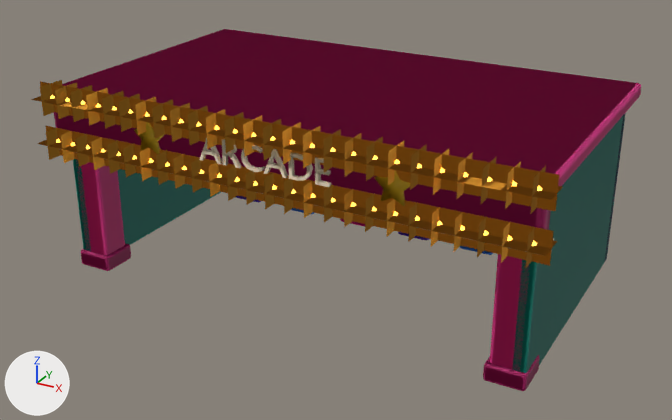
The Blender file art/blender/arcade.blend as it was, and as the next commit left it.
Rendered twice from a camera (50 mm lens) standing at (12.11, -22.71, 13.02) and looking at (0.01, -0.72, 2.02). Every picture has the same lights, and +X, +Y and +Z are marked at lower left. The picture after the commit comes second.

The older version as bpy lines, for what is in view:
```python
ob_arcade = bpy.data.objects.new('Arcade', me_arcade)
ob_arcade.location = (0.0, 0.0, 0.0)
ob_cabhood5 = bpy.data.objects.new('CabHood5', me_cabhood5)
ob_cabhood5.location = (5.4, 2.7, 2.35)
ob_cabpanel5 = bpy.data.objects.new('CabPanel5', me_cabpanel5)
ob_cabpanel5.location = (5.4, 2.4, 1.1)
ob_cabpanel5.rotation_euler = (-0.349, 0.0, 0.0)  # degrees (-20, 0, 0)
ob_cabscreen5 = bpy.data.objects.new('CabScreen5', me_cabscreen5)
ob_cabscreen5.location = (5.4, 2.5, 1.62)
ob_cabscreen5.rotation_euler = (-0.209, 0.0, 0.0)  # degrees (-12, 0, 0)
ob_signbulbb16 = bpy.data.objects.new('SignBulbB16', me_signbulbb16)
ob_signbulbb16.location = (1.96, -4.44, 4.1)
# also in view: 'SignBulbB12' at (-0.28, -4.44, 4.1); 'SignBulbT23' at (5.88, -4.44, 5.4); 'SignBulbT21' at (4.76, -4.44, 5.4); 'SignBulbB25' at (7.0, -4.44, 4.1); 'SignBulbB09' at (-1.96, -4.44, 4.1)
```
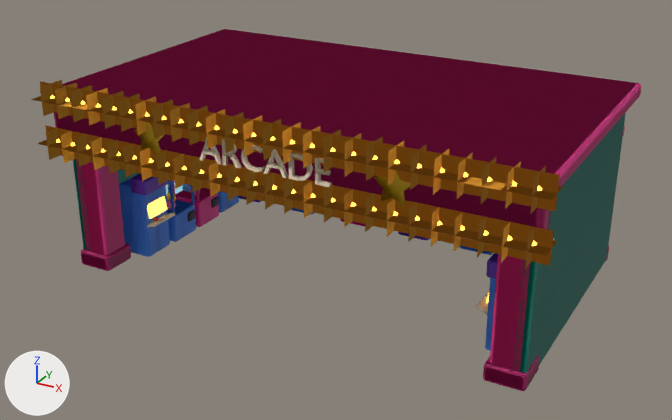
Not visible in the pictures: 'Side10Screen'.

Boxes [x1, y1, x2, y2] around the edits, measured in the pictures (672 x 420 px):
'Side-10Cab', added (blue)
    after: [119, 182, 169, 256]
'Side-12Base', added
    after: [176, 191, 219, 227]
'Side-11Base', added
    after: [167, 203, 196, 241]
'Side-10Hood', added
    after: [130, 176, 163, 195]
'Side-10Screen', added
    after: [147, 198, 166, 218]
'Side-13Cab', added (mostly hidden)
    after: [220, 192, 238, 212]
'Side-10Panel', added
    after: [148, 213, 172, 228]
'Side10Panel', added
    after: [478, 293, 489, 314]
'Side10Cab', added (mostly hidden)
    after: [485, 278, 492, 346]
'Side10Hood', added (mostly hidden)
    after: [486, 253, 497, 273]
'Side-12BackPane', added (mostly hidden)
    after: [174, 183, 181, 194]
part 1 of me_arcade, added (blue)
    after: [119, 179, 170, 257]
part 2 of me_arcade, added
    after: [130, 174, 168, 195]
part 3 of me_arcade, added
    after: [147, 196, 167, 219]
part 4 of me_arcade, added
    after: [147, 213, 175, 228]
part 5 of me_arcade, built on (mostly hidden afterwards)
    before: [527, 113, 626, 371]
    after: [166, 114, 626, 350]

Edits to the bpy script that builds the scene:
```text
Change me_arcade:
    remove me_arcade.from_pydata(...)  # 4632 vertices, 4473 faces; spans x -7.42..7.42, y -4.86..4.3, z 0.0..5.82
    add me_arcade.from_pydata(...)  # 9340 vertices, 9078 faces; spans x -7.42..7.42, y -4.86..4.3, z 0.0..5.82
    me_arcade part 1: the loose piece of 56 vertices spanning x -5.95..-4.85, y 2.5..3.5, z 0.0..2.3 is copied, and the copy is turned 90 degrees about the z axis through its middle, then moved by (-0.6, -5.2, 0.0), in mat_blue (blue #3a7be0); it spans x -6.5..-5.5, y -2.75..-1.65, z 0.0..2.3
    me_arcade part 2: the loose piece of 56 vertices spanning x -5.98..-4.82, y 2.4..3.0, z 2.1..2.6 is copied, and the copy is turned 90 degrees about the z axis through its middle, then moved by (-0.3, -4.9, 0.0), in mat_purple (purple #6b35b8); it spans x -6.0..-5.4, y -2.78..-1.62, z 2.1..2.6
    me_arcade part 3: the loose piece of 56 vertices spanning x -5.82..-4.98, y 2.41..2.59, z 1.3..1.94 is copied, and the copy is turned 90 degrees about the z axis through its middle, then moved by (-0.1, -4.7, 0.0), in mat_screenamber (orange #ffc45a, glowing orange #ffc45a); it spans x -5.59..-5.41, y -2.62..-1.78, z 1.3..1.94
    me_arcade part 4: the loose piece of 56 vertices spanning x -5.9..-4.9, y 2.18..2.62, z 0.99..1.21 is copied, and the copy is turned 90 degrees about the z axis through its middle, then moved by (0.0, -4.6, 0.0); it spans x -5.62..-5.18, y -2.7..-1.7, z 0.99..1.21
    me_arcade part 5: 56 vertices removed from x -7.0..7.0, y 3.6..4.0, z 0.0..5.2; 3838 vertices added at x -7.02..7.02, y -3.4..4.02, z 0.0..5.2
    other edits to the shape of me_arcade do not show in these pictures
    add me_arcade.materials.append(mat_clawglass)  # cyan #bfefff, glowing cyan #bfefff
    add me_arcade.materials.append(mat_dark)  # dark blue #1c1830
    add me_arcade.materials.append(mat_greylight)  # light grey #c9c6d2
    add me_arcade.materials.append(mat_pinklight)  # pink #ff86c4
    add me_arcade.materials.append(mat_bluelight)  # blue #7fb4f5
    add me_arcade.materials.append(mat_neonpink)  # pink #ff5cc0, glowing pink #ff5cc0
    add me_arcade.materials.append(mat_neoncyan)  # cyan #33f0ff, glowing cyan #33f0ff
Add ob_side10panel:
    ob_side10panel = bpy.data.objects.new('Side10Panel', me_cabpanel5.copy())  # the mesh of ob_cabpanel5; modifiers BEVEL, WEIGHTED_NORMAL
    ob_side10panel.location = (5.4, -2.2, 1.1)
    ob_side10panel.rotation_euler = (-0.349, 0.0, -1.571)  # degrees (-20, 0, -90)
Add ob_side10screen:
    ob_side10screen = bpy.data.objects.new('Side10Screen', me_cabscreen5.copy())  # the mesh of ob_cabscreen5; modifiers BEVEL, WEIGHTED_NORMAL
    ob_side10screen.location = (5.5, -2.2, 1.62)
    ob_side10screen.rotation_euler = (-0.209, 0.0, -1.571)  # degrees (-12, 0, -90)
Add ob_side10hood:
    ob_side10hood = bpy.data.objects.new('Side10Hood', me_cabhood5.copy())  # the mesh of ob_cabhood5; modifiers BEVEL, WEIGHTED_NORMAL
    ob_side10hood.location = (5.7, -2.2, 2.35)
    ob_side10hood.rotation_euler = (0.0, 0.0, -1.571)  # degrees (0, 0, -90)
Add ob_side10cab:
    ob_side10cab = bpy.data.objects.new('Side10Cab', me_side10cab)  # a box spanning x -0.55..0.55, y -0.5..0.5, z -1.15..1.15; in mat_blue (blue #3a7be0); modifiers BEVEL, WEIGHTED_NORMAL
    ob_side10cab.location = (6.0, -2.2, 1.15)
    ob_side10cab.rotation_euler = (0.0, 0.0, -1.571)  # degrees (0, 0, -90)
Add ob_side_13cab:
    ob_side_13cab = bpy.data.objects.new('Side-13Cab', me_side_13cab)  # a box spanning x -0.55..0.55, y -0.5..0.5, z -1.15..1.15; in mat_blue (blue #3a7be0); modifiers BEVEL, WEIGHTED_NORMAL
    ob_side_13cab.location = (-6.0, 1.7, 1.15)
    ob_side_13cab.rotation_euler = (0.0, 0.0, 1.571)  # degrees (0, 0, 90)
Add ob_side_12backpane:
    ob_side_12backpane = bpy.data.objects.new('Side-12BackPane', me_side_12backpane)  # a box spanning x -0.525..0.525, y -0.025..0.025, z -0.525..0.525; in mat_clawglass (cyan #bfefff, glowing cyan #bfefff); modifiers WEIGHTED_NORMAL
    ob_side_12backpane.location = (-6.5, 0.4, 1.5)
    ob_side_12backpane.rotation_euler = (0.0, 0.0, 1.571)  # degrees (0, 0, 90)
Add ob_side_12base:
    ob_side_12base = bpy.data.objects.new('Side-12Base', me_side_12base)  # a box spanning x -0.575..0.575, y -0.55..0.55, z -0.475..0.475; in mat_magenta (pink #e0218a); modifiers BEVEL, WEIGHTED_NORMAL
    ob_side_12base.location = (-6.0, 0.4, 0.47)
    ob_side_12base.rotation_euler = (0.0, 0.0, 1.571)  # degrees (0, 0, 90)
Add ob_side_11base:
    ob_side_11base = bpy.data.objects.new('Side-11Base', me_side_11base)  # a box spanning x -0.575..0.575, y -0.55..0.55, z -0.475..0.475; in mat_blue (blue #3a7be0); modifiers BEVEL, WEIGHTED_NORMAL
    ob_side_11base.location = (-6.0, -0.9, 0.47)
    ob_side_11base.rotation_euler = (0.0, 0.0, 1.571)  # degrees (0, 0, 90)
Add ob_side_10panel:
    ob_side_10panel = bpy.data.objects.new('Side-10Panel', me_cabpanel5.copy())  # the mesh of ob_cabpanel5; modifiers BEVEL, WEIGHTED_NORMAL
    ob_side_10panel.location = (-5.4, -2.2, 1.1)
    ob_side_10panel.rotation_euler = (-0.349, 0.0, 1.571)  # degrees (-20, 0, 90)
Add ob_side_10screen:
    ob_side_10screen = bpy.data.objects.new('Side-10Screen', me_cabscreen5.copy())  # the mesh of ob_cabscreen5; modifiers BEVEL, WEIGHTED_NORMAL
    ob_side_10screen.location = (-5.5, -2.2, 1.62)
    ob_side_10screen.rotation_euler = (-0.209, 0.0, 1.571)  # degrees (-12, 0, 90)
Add ob_side_10hood:
    ob_side_10hood = bpy.data.objects.new('Side-10Hood', me_cabhood5.copy())  # the mesh of ob_cabhood5; modifiers BEVEL, WEIGHTED_NORMAL
    ob_side_10hood.location = (-5.7, -2.2, 2.35)
    ob_side_10hood.rotation_euler = (0.0, 0.0, 1.571)  # degrees (0, 0, 90)
Add ob_side_10cab:
    ob_side_10cab = bpy.data.objects.new('Side-10Cab', me_side_10cab)  # a box spanning x -0.55..0.55, y -0.5..0.5, z -1.15..1.15; in mat_blue (blue #3a7be0); modifiers BEVEL, WEIGHTED_NORMAL
    ob_side_10cab.location = (-6.0, -2.2, 1.15)
    ob_side_10cab.rotation_euler = (0.0, 0.0, 1.571)  # degrees (0, 0, 90)
```
